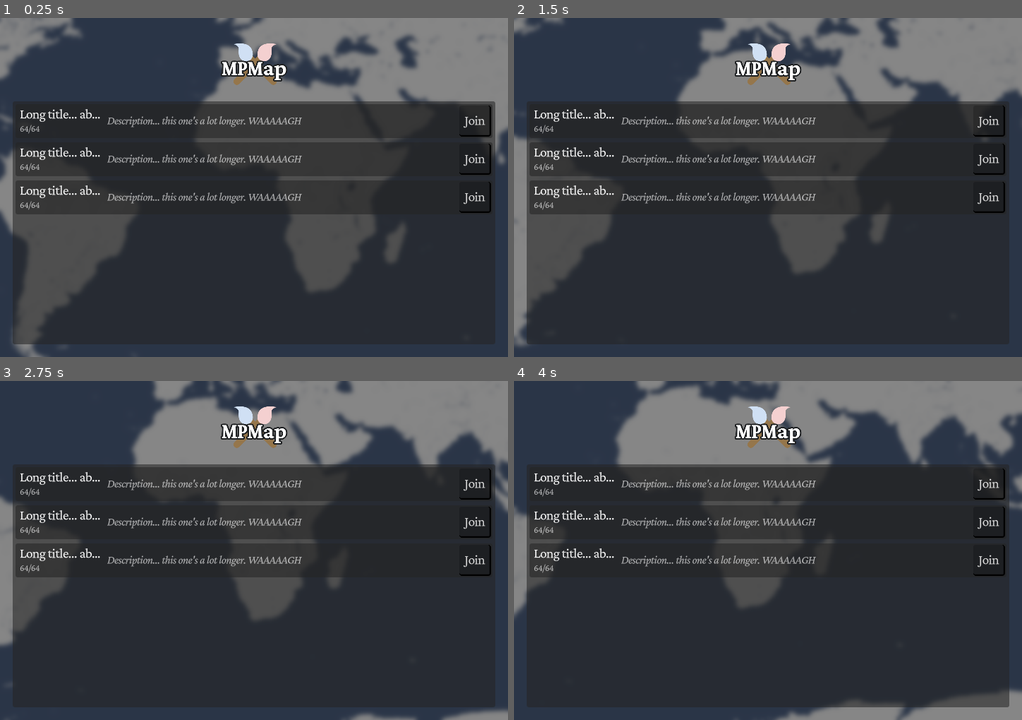
Above: before the commit, frames 1-4 (two rows, left to right).
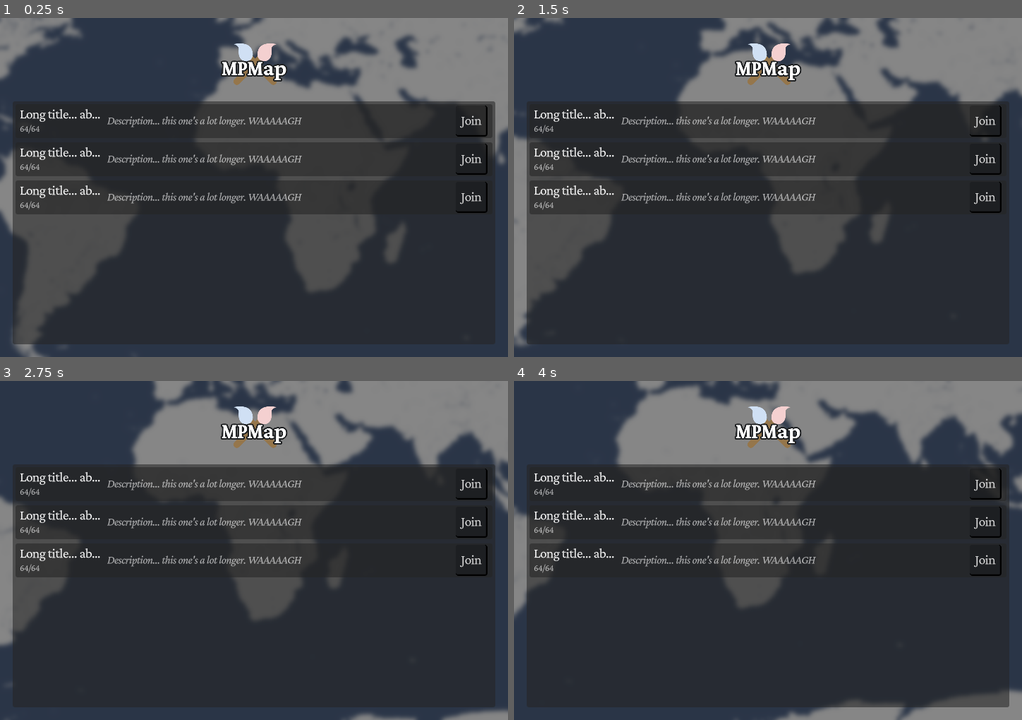
Above: after the commit, the same moments.

Repository: anywhereco/heredita-client
Game: Godot game, scene res://scenes/lobby/lobby.tscn
Same seed, same stepped clock (60 frames per second), same inputs: the game is played once before the commit and once after it.
Inputs (mouse positions are in pixels of both pictures, inside the frame that each line leads up to):
- Up to frame 1 (0.25 s): no input
- Up to frame 2 (1.5 s): move the mouse to (879, 170) at 0.52 s; click (879, 170) at 0.67 s; move the mouse to (666, 204) at 1.27 s; click (666, 204) at 1.42 s
- Up to frame 3 (2.75 s): move the mouse to (304, 475) at 2.02 s; click (304, 475) at 2.17 s
- Up to frame 4 (4 s): move the mouse to (742, 618) at 2.77 s; click (742, 618) at 2.92 s; move the mouse to (920, 601) at 3.52 s; click (920, 601) at 3.67 s

The runs differ from the first frame. In frame 1, 0.4% of the frame differs, in the area x 89-97%, y 25-58%; in frame 2, 0.4%; in frame 3, 0.4%; in frame 4, 0.4%.

Commit message:
more room panel ui work

Diff:
--- a/scenes/lobby/foreground/room/RoomTemplate.tscn
+++ b/scenes/lobby/foreground/room/RoomTemplate.tscn
@@ -12,7 +12,7 @@
 font_color = Color(1, 1, 1, 0.68235296)
 
 [node name="RoomTemplate" type="PanelContainer"]
-custom_minimum_size = Vector2(320, 44)
+custom_minimum_size = Vector2(480, 44)
 anchors_preset = 8
 anchor_left = 0.5
 anchor_top = 0.5
@@ -30,15 +30,13 @@
 
 [node name="VBoxContainer" type="VBoxContainer" parent="Elements"]
 layout_mode = 2
-size_flags_horizontal = 3
-size_flags_stretch_ratio = 0.05
+size_flags_horizontal = 0
 alignment = 1
 
 [node name="Title" type="Label" parent="Elements/VBoxContainer"]
 custom_minimum_size = Vector2(120, 0)
 layout_mode = 2
-size_flags_horizontal = 3
-size_flags_stretch_ratio = 0.0
+size_flags_horizontal = 0
 text = "Long title... abc def ghi"
 text_overrun_behavior = 3
 
@@ -66,3 +64,6 @@
 [node name="Button" type="Button" parent="Elements"]
 layout_mode = 2
 text = " Join "
+
+[node name="Rightpad" type="Control" parent="Elements"]
+layout_mode = 2
